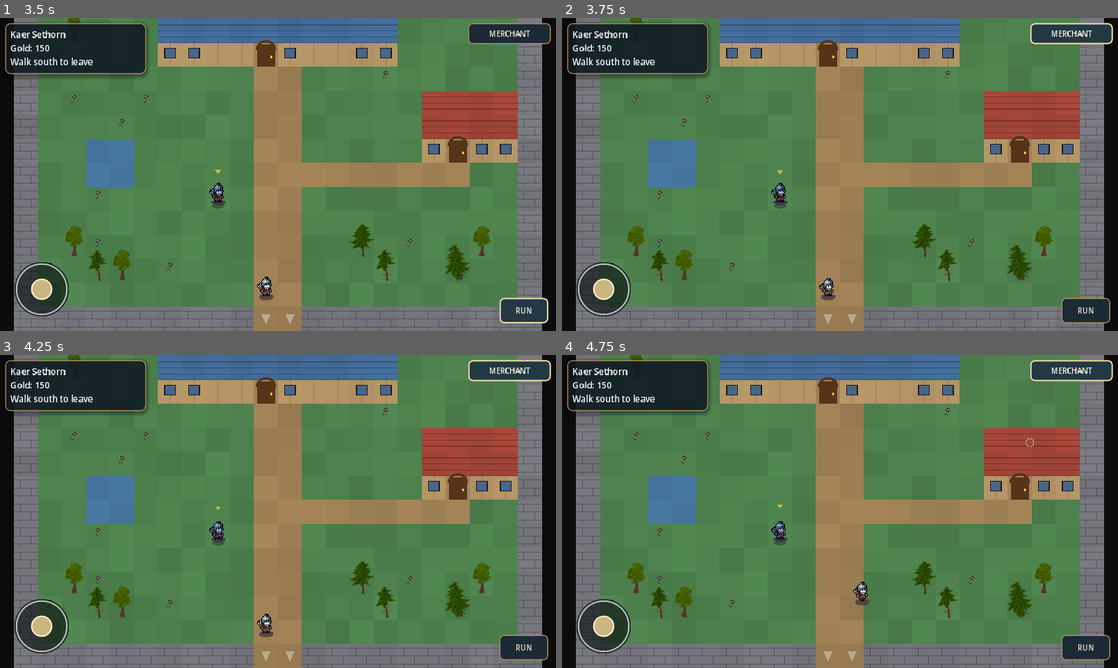
Above: before the commit, frames 1-4 (two rows, left to right).
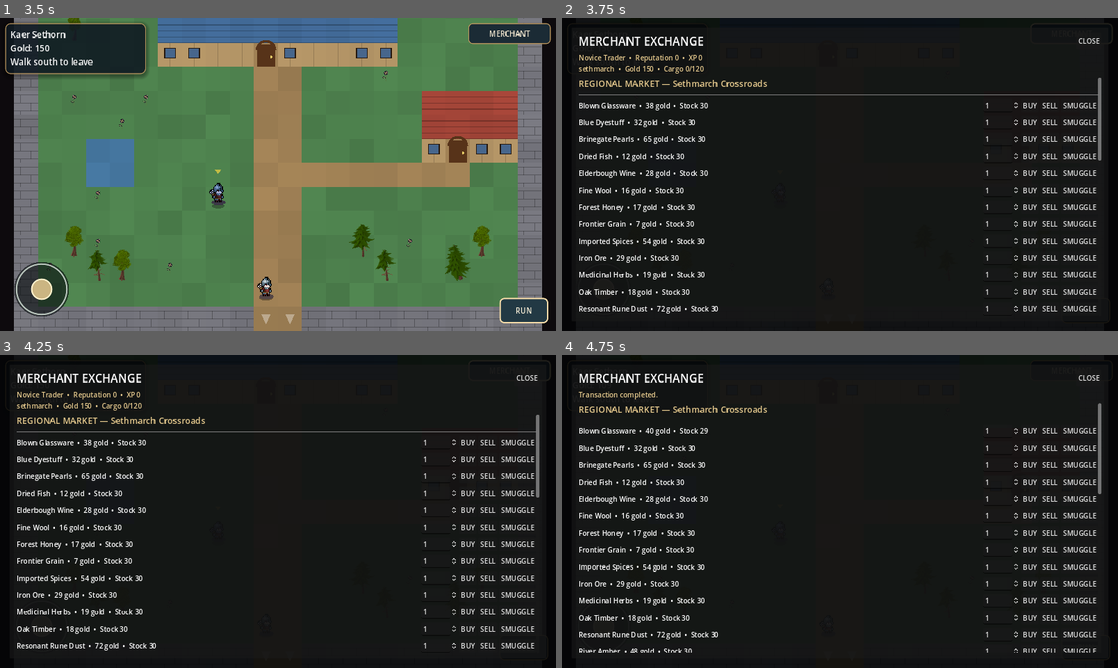
Above: after the commit, the same moments.

Repository: ninjun42215-gif/KindleWake
Game: Godot game, scene res://World.tscn
The game is run twice, just before and just after one commit, with the same random seed, the same clock (stepped at 60 frames per second) and the same inputs. This scene is started directly instead of the project's main scene.
Inputs (mouse positions are in pixels of both pictures, inside the frame that each line leads up to):
- Up to frame 1 (3.5 s): click "A Enter Kaer Sethorn" at 0.5 s; click "Enter Kaer Sethorn" at 1.25 s; click "RUN" at 2 s; click "RUN: ON" at 2.75 s
- Up to frame 2 (3.75 s): click "MERCHANT" at 3.5 s
- Up to frame 3 (4.25 s): no input
- Up to frame 4 (4.75 s): click (1029, 442) at 4.25 s, where only the run after the commit has a clickable "BUY"

Frame 1 is identical in both runs. In frame 2, 92% of the frame differs, in the area x 0-100%, y 0-100%; in frame 3, 92%; in frame 4, 92%.
Error before the commit: Parse Error: Identifier "route_definition" not declared in the current scope. (res://scripts/ui/merchant_screen.gd:205)

Commit message:
Correct route definition references in merchant policy UI

Diff:
--- a/Kindlewake/scripts/ui/merchant_screen.gd
+++ b/Kindlewake/scripts/ui/merchant_screen.gd
@@ -202,7 +202,7 @@
         var label := Label.new()
         label.text = "%s  •  %s → %s  •  Toll %d" % [
             str(route.get("name", route_id)), str(route.get("from", "")),
-            str(route.get("to", "")), int(route_definition.get("base_toll", 0))
+            str(route.get("to", "")), int(route.get("base_toll", 0))
         ]
         label.size_flags_horizontal = Control.SIZE_EXPAND_FILL
         row.add_child(label)
@@ -247,7 +247,7 @@
             toll.min_value = 0
             toll.max_value = 10000
             toll.step = 5
-            toll.value = int(state.get("route_policies", {}).get(route_id, {}).get("toll", route.get("base_toll", 0)))
+            toll.value = int(state.get("route_policies", {}).get(route_id, {}).get("toll", route_definition.get("base_toll", 0)))
             row.add_child(toll)
             row.add_child(_action_button("OPEN", func():
                 _notify_result(GameState.merchant_set_route_policy(str(route_id), {"open":true,"toll":int(toll.value)}))
